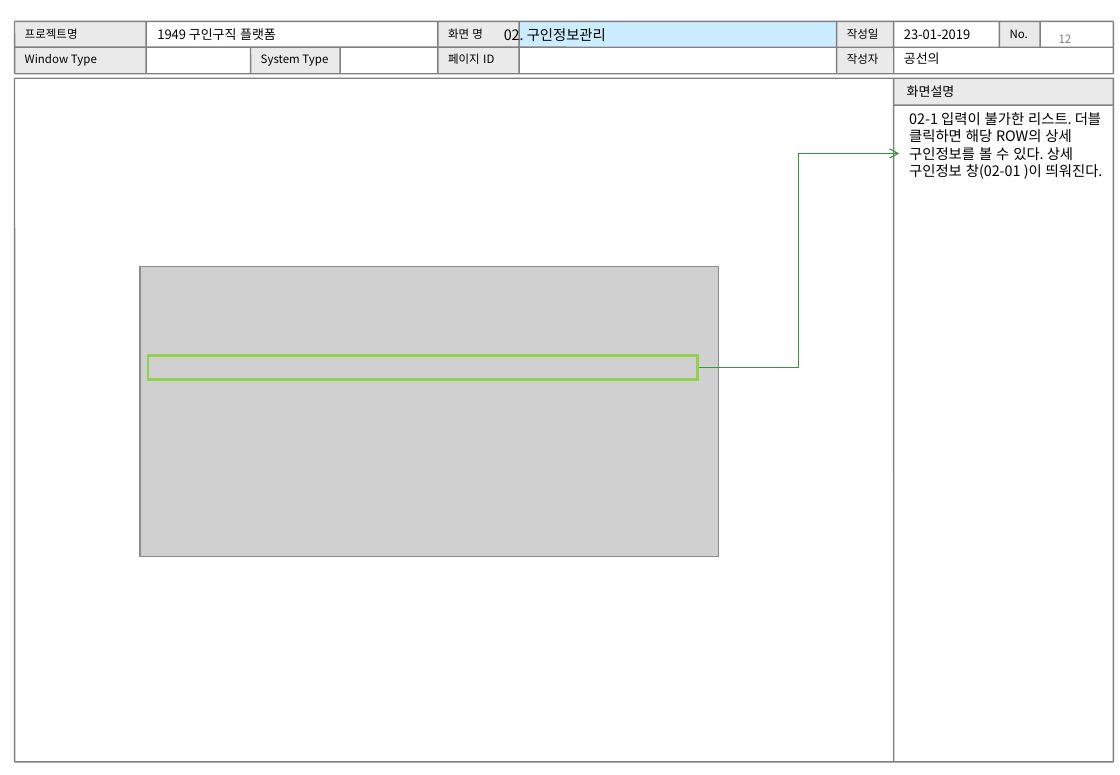
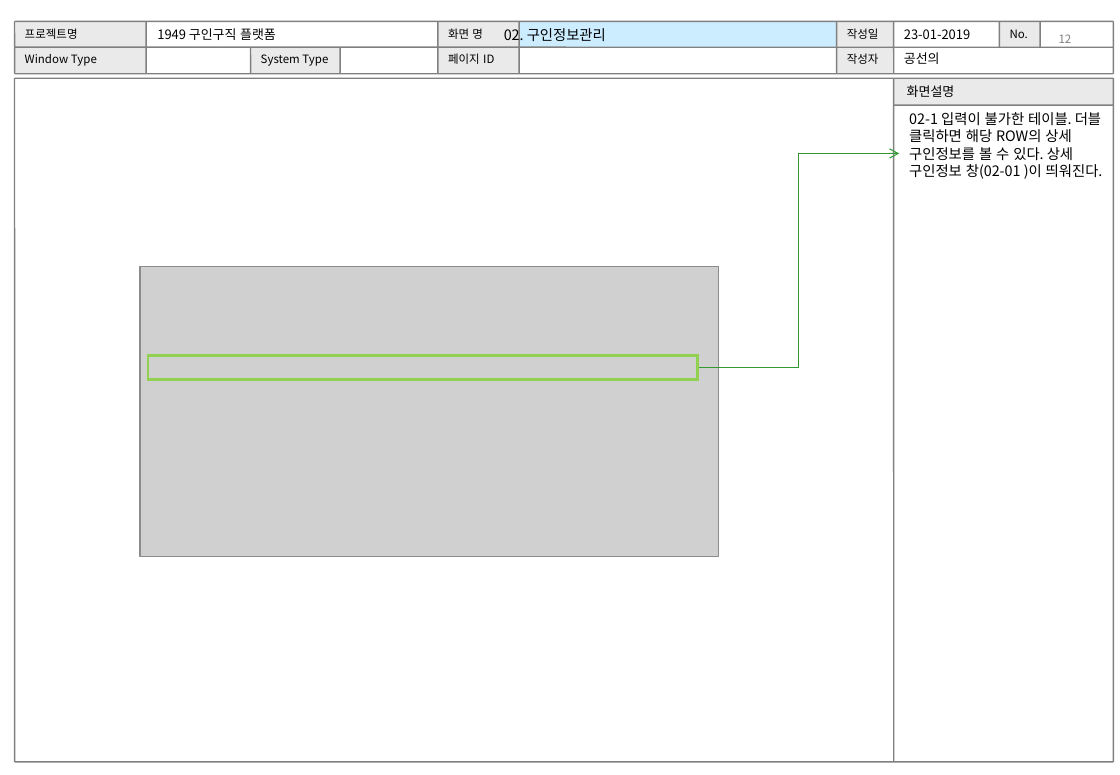
Before and after one commit to WABA82/1949, a slide deck: slide 12 of 02.설계/UI 설계서(초안)_.ppt. Drawn at 1120x775 pixels with LibreOffice and Linux fonts; fonts in the diff are those of the drawing; grey boxes stand for pictures. Boxes give left, top, right and bottom in pixels: in the first picture for what was removed or moved away, otherwise in the second. Text is boxed around its words. In the diff, an @@ line names an element or a change of style, - is before the commit and + after.

```diff
--- a/02.설계/UI 설계서(초안)_.ppt
+++ b/02.설계/UI 설계서(초안)_.ppt
@@ text at (x1=909, y1=112, x2=1103, y2=179): text changed @@
-02-1 입력이 불가한 리스트. 더블 클릭하면 해당 ROW의 상세 구인정보를 볼 수 있다. 상세 구인정보 창(02-01 )이 띄워진다.
+02-1 입력이 불가한 테이블. 더블 클릭하면 해당 ROW의 상세 구인정보를 볼 수 있다. 상세 구인정보 창(02-01 )이 띄워진다.
```
Also in this commit, not shown: 22 other slides changed.
